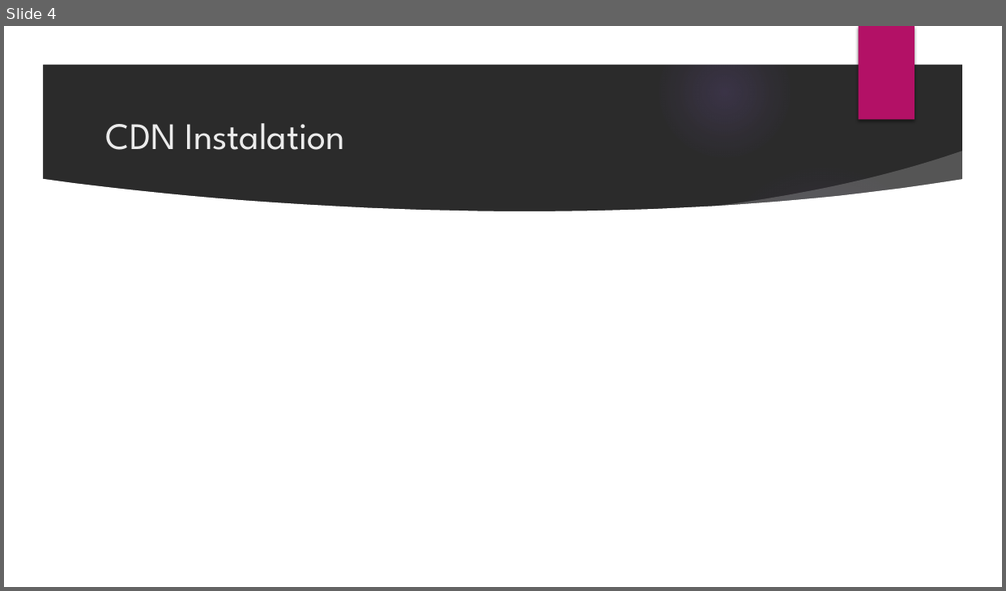
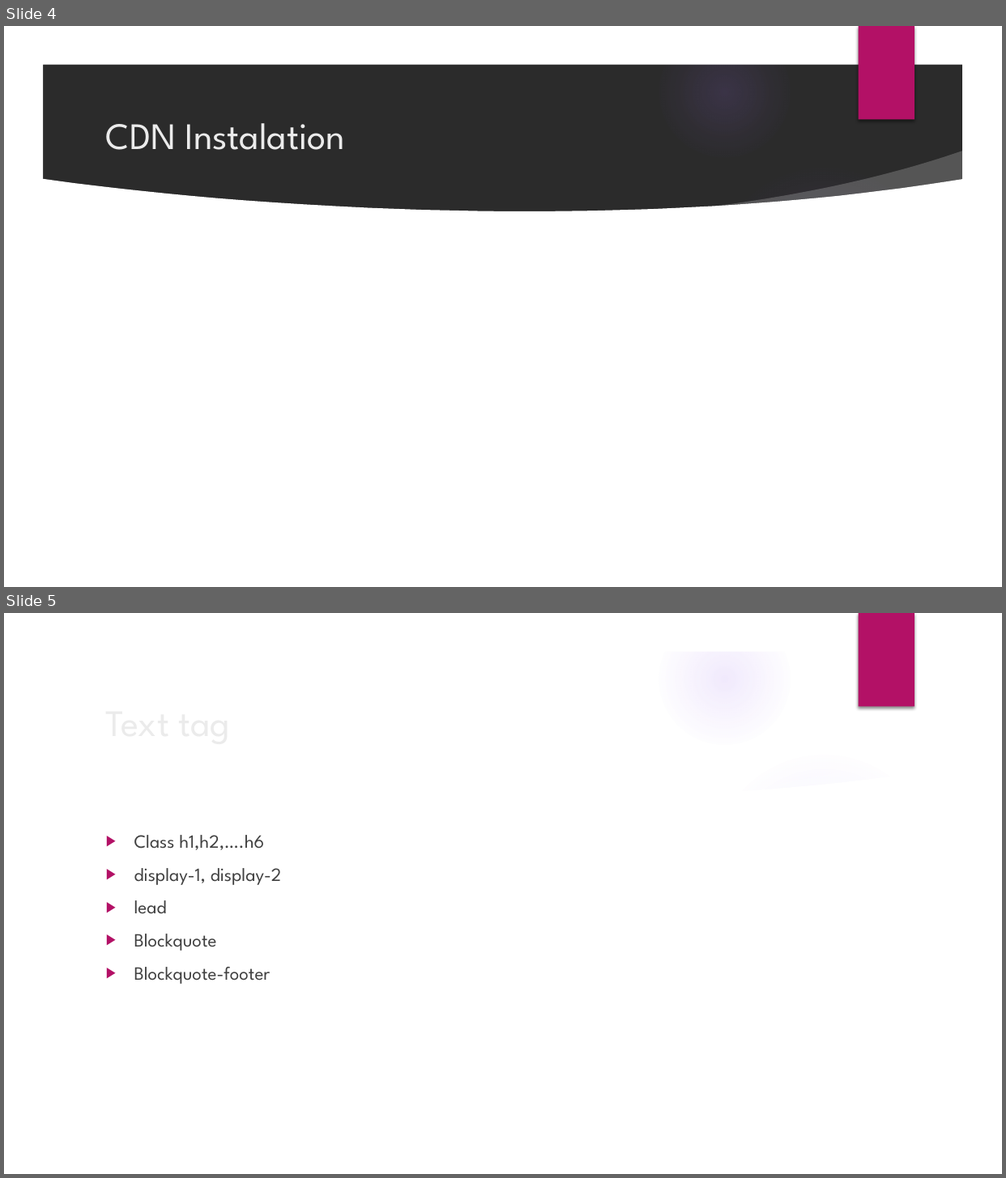
Before and after one commit to irvanbelajarit/webprogramming-bootstrap4, a slide deck: Bootstrap 4 Fondation.pptx. Shown one above the other, each under a label of ours: slide 4 before the commit, slides 4 and 5 after it. The pictures are 1006x591 and 1006x1178 pixels, drawn with LibreOffice and Linux fonts; fonts in the diff are those of the drawing; background and template pictures are left out; a plain dark background stands for a picture behind light text. Boxes give left, top, right and bottom in pixels: in the first picture for what was removed or moved away, otherwise in the second. Text is boxed around its words. In the diff, an @@ line names an element or a change of style, - is before the commit and + after.

Commit message:
text basic bootstrap

```diff
--- a/Bootstrap 4 Fondation.pptx
+++ b/Bootstrap 4 Fondation.pptx
@@ slide 5 added at bbox=[4, 613, 1002, 1174], background picture (left out); not listed: 9 template elements that a slide beside it also shows @@
@@ title added at bbox=[98, 692, 816, 750], 36 pt, text #EBEBEB @@
+Text tag
@@ text added at bbox=[134, 835, 282, 984], 18 pt, text #404040 @@
+▶ Class h1,h2,….h6
+▶ display-1, display-2
+▶ lead
+▶ Blockquote
+▶ Blockquote-footer
```
Also in this commit, not shown: 2 other slides added, 6 other files.
